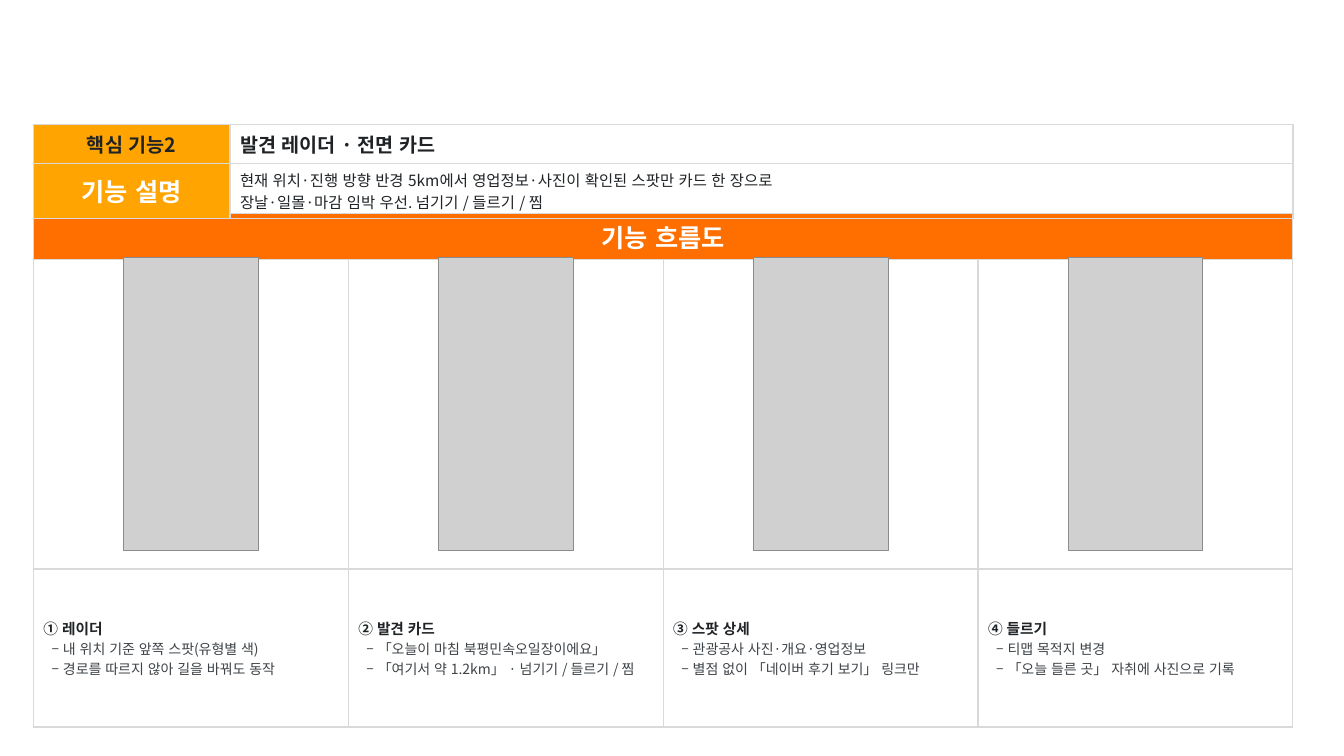
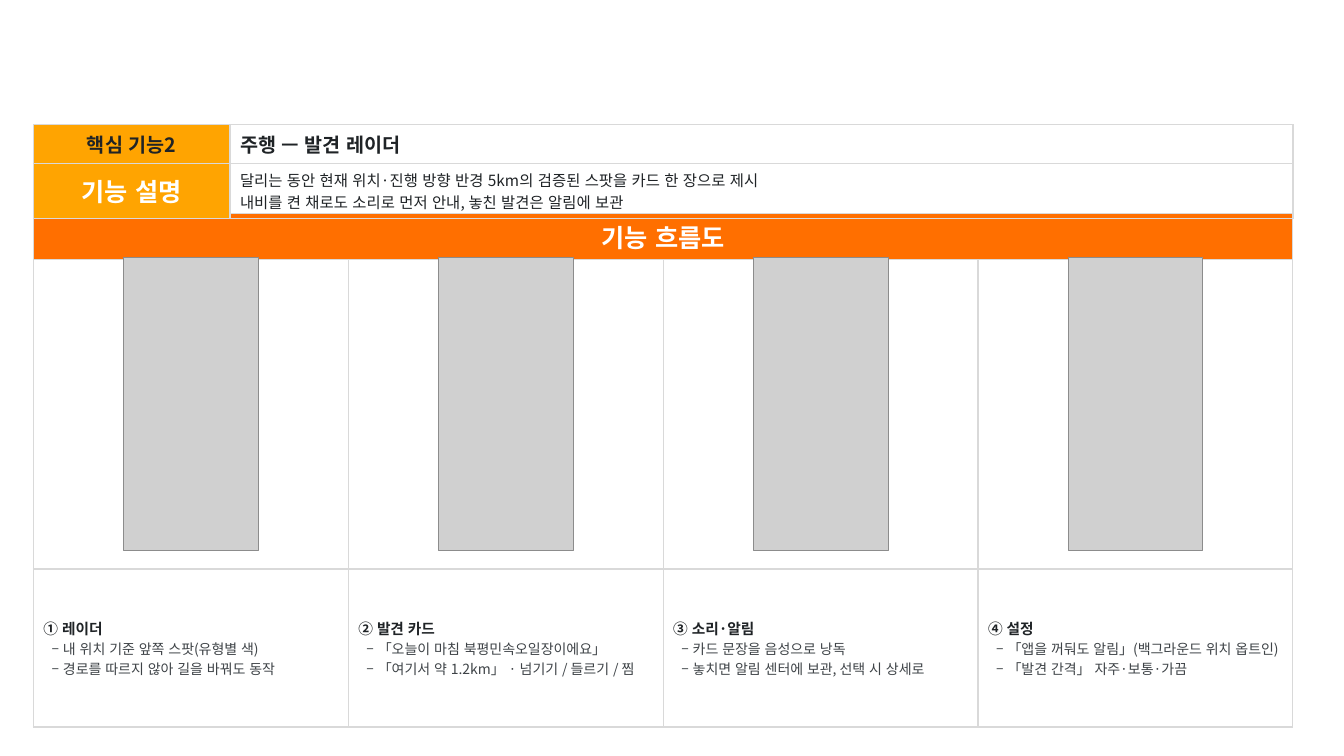
Before and after one commit to Hyee0ne/p-trip, a slide deck: slide 6 of docs/기능설명서_P의여행.pptx. Drawn at 1344x756 pixels with LibreOffice and Linux fonts; fonts in the diff are those of the drawing; grey boxes stand for pictures; background and template pictures are left out. Boxes give left, top, right and bottom in pixels: in the first picture for what was removed or moved away, otherwise in the second. Text is boxed around its words. In the diff, an @@ line names an element or a change of style, - is before the commit and + after.

```diff
--- a/docs/기능설명서_P의여행.pptx
+++ b/docs/기능설명서_P의여행.pptx
@@ table at [33,125,1294,215] @@
-row 1, column 2: 발견 레이더 · 전면 카드
+row 1, column 2: 주행 — 발견 레이더
-row 2, column 2: 현재 위치·진행 방향 반경 5km에서 영업정보·사진이 확인된 스팟만 카드 한 장으로 / 장날·일몰·마감 임박 우선. 넘기기 / 들르기 / 찜
+row 2, column 2: 달리는 동안 현재 위치·진행 방향 반경 5km의 검증된 스팟을 카드 한 장으로 제시 / 내비를 켠 채로도 소리로 먼저 안내, 놓친 발견은 알림에 보관
@@ table at [33,213,1292,721] @@
-row 3, column 3: ③ 스팟 상세 / ‒ 관광공사 사진·개요·영업정보 / ‒ 별점 없이 「네이버 후기 보기」 링크만
+row 3, column 3: ③ 소리·알림 / ‒ 카드 문장을 음성으로 낭독 / ‒ 놓치면 알림 센터에 보관, 선택 시 상세로
-row 3, column 4: ④ 들르기 / ‒ 티맵 목적지 변경 / ‒ 「오늘 들른 곳」 자취에 사진으로 기록
+row 3, column 4: ④ 설정 / ‒ 「앱을 꺼둬도 알림」(백그라운드 위치 옵트인) / ‒ 「발견 간격」 자주·보통·가끔
```
Also in this commit, not shown: 5 other slides changed, 2 other files.
